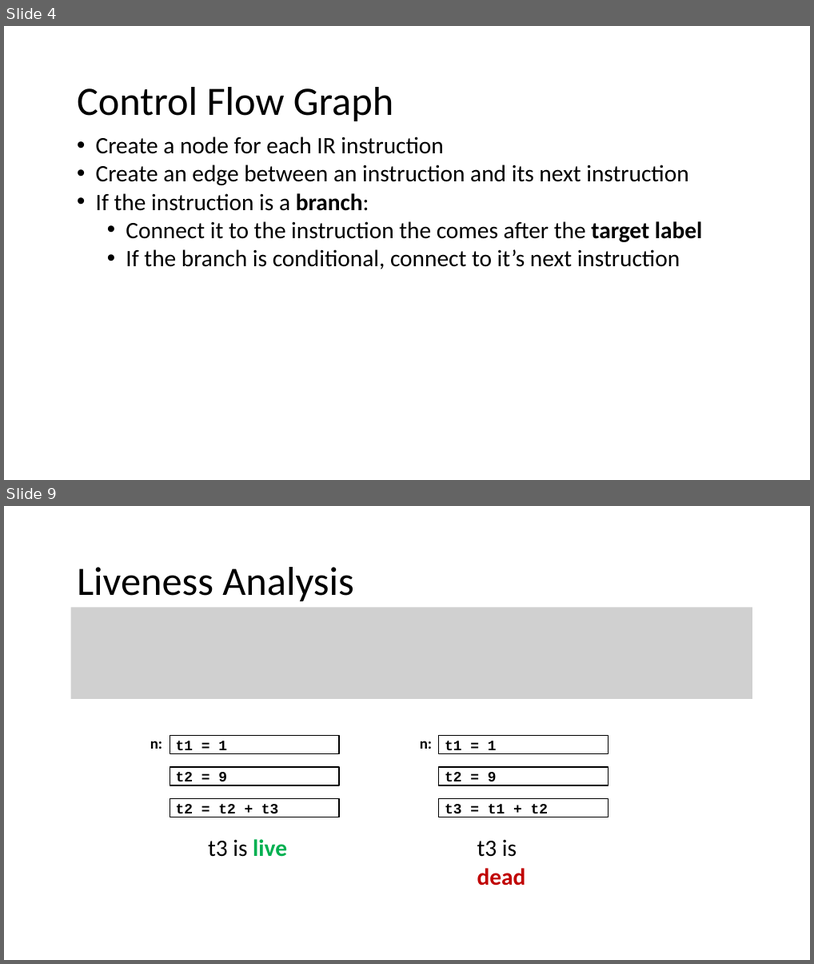
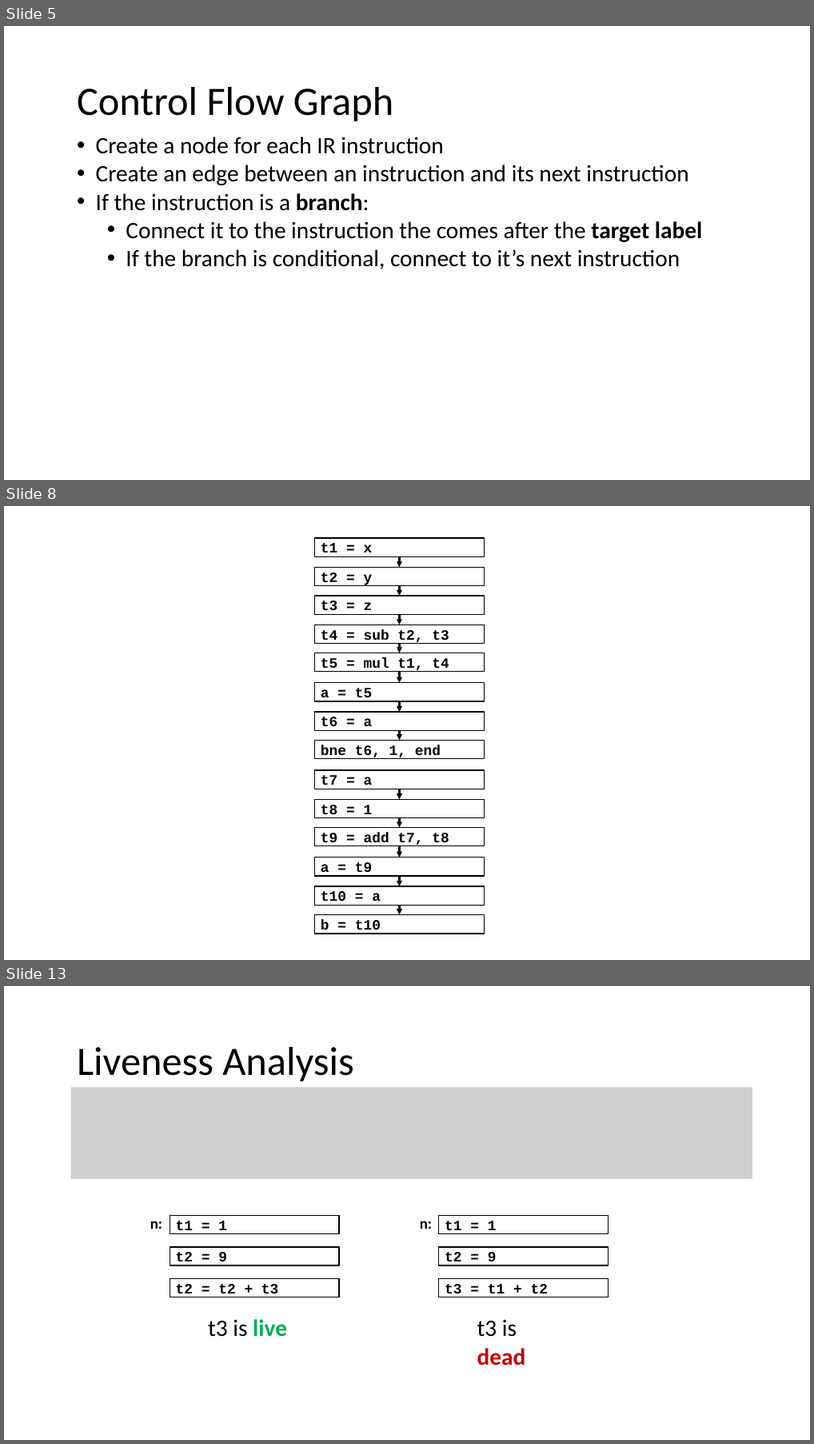
Before and after one commit to nivshani/compilation, a slide deck: slides/register_allocation.pptx. Shown one above the other, each under a label of ours: slides 4 and 9 before the commit, slides 5, 8 and 13 after it; the slides between them are not shown. The pictures are 814x964 and 814x1444 pixels, drawn with LibreOffice and Linux fonts; fonts in the diff are those of the drawing; grey boxes stand for pictures. Boxes give left, top, right and bottom in pixels: in the first picture for what was removed or moved away, otherwise in the second. Text is boxed around its words. In the diff, an @@ line names an element or a change of style, - is before the commit and + after.

```diff
--- a/slides/register_allocation.pptx
+++ b/slides/register_allocation.pptx
@@ slide 8 added at box(4, 506, 810, 960), background #FFFFFF @@
@@ rectangle added at box(315, 538, 484, 557), fill #FFFFFF, outline #000000 1.25 pt, 17 pt, text #000000, bold @@
+t1 = x
@@ rectangle added at box(315, 567, 484, 586), fill #FFFFFF, outline #000000 1.25 pt, 17 pt, text #000000, bold @@
+t2 = y
@@ arrow added from (400, 557) to (400, 567), #000000 2.25 pt @@
@@ rectangle added at box(315, 596, 484, 614), fill #FFFFFF, outline #000000 1.25 pt, 17 pt, text #000000, bold @@
+t3 = z
@@ arrow added from (400, 586) to (400, 596), #000000 2.25 pt @@
@@ rectangle added at box(315, 624, 484, 644), fill #FFFFFF, outline #000000 1.25 pt, 17 pt, text #000000, bold @@
+t4 = sub t2, t3
@@ arrow added from (400, 614) to (400, 624), #000000 2.25 pt @@
@@ arrow added from (400, 644) to (400, 653), #000000 2.25 pt @@
@@ rectangle added at box(315, 653, 484, 672), fill #FFFFFF, outline #000000 1.25 pt, 17 pt, text #000000, bold @@
+t5 = mul t1, t4
@@ arrow added from (400, 672) to (400, 683), #000000 2.25 pt @@
@@ rectangle added at box(315, 683, 484, 701), fill #FFFFFF, outline #000000 1.25 pt, 17 pt, text #000000, bold @@
+a = t5
@@ rectangle added at box(315, 712, 484, 731), fill #FFFFFF, outline #000000 1.25 pt, 17 pt, text #000000, bold @@
+t6 = a
@@ arrow added from (400, 701) to (400, 712), #000000 2.25 pt @@
@@ rectangle added at box(315, 740, 484, 759), fill #FFFFFF, outline #000000 1.25 pt, 17 pt, text #000000, bold @@
+bne t6, 1, end
@@ arrow added from (400, 731) to (400, 740), #000000 2.25 pt @@
@@ rectangle added at box(315, 770, 484, 788), fill #FFFFFF, outline #000000 1.25 pt, 17 pt, text #000000, bold @@
+t7 = a
@@ arrow added from (400, 788) to (400, 799), #000000 2.25 pt @@
@@ rectangle added at box(315, 799, 484, 817), fill #FFFFFF, outline #000000 1.25 pt, 17 pt, text #000000, bold @@
+t8 = 1
@@ arrow added from (400, 817) to (400, 828), #000000 2.25 pt @@
@@ rectangle added at box(315, 828, 484, 846), fill #FFFFFF, outline #000000 1.25 pt, 17 pt, text #000000, bold @@
+t9 = add t7, t8
@@ rectangle added at box(315, 857, 484, 876), fill #FFFFFF, outline #000000 1.25 pt, 17 pt, text #000000, bold @@
+a = t9
@@ arrow added from (400, 846) to (400, 857), #000000 2.25 pt @@
@@ rectangle added at box(315, 886, 484, 904), fill #FFFFFF, outline #000000 1.25 pt, 17 pt, text #000000, bold @@
+t10 = a
@@ arrow added from (400, 876) to (400, 886), #000000 2.25 pt @@
@@ arrow added from (400, 904) to (400, 914), #000000 2.25 pt @@
@@ rectangle added at box(315, 914, 484, 933), fill #FFFFFF at 36% opacity, outline #000000 1.25 pt, 17 pt, text #000000, bold @@
+b = t10
@@ what was slide 4 is now slide 5 @@
@@ what was slide 9 is now slide 13 @@
```
Also in this commit, not shown: 38 slides changed, 6 other slides added, 3 slides removed, 1 other file.
